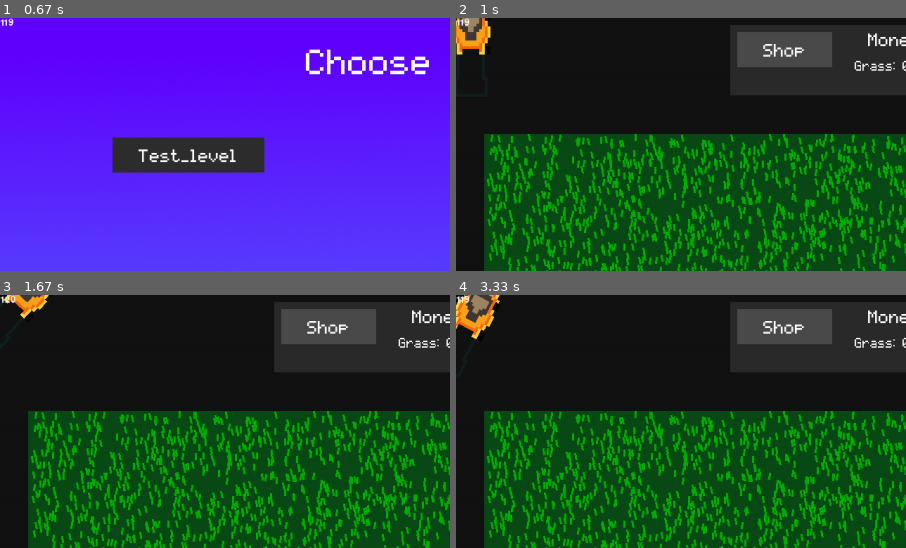
Above: before the commit, frames 1-4 (two rows, left to right).
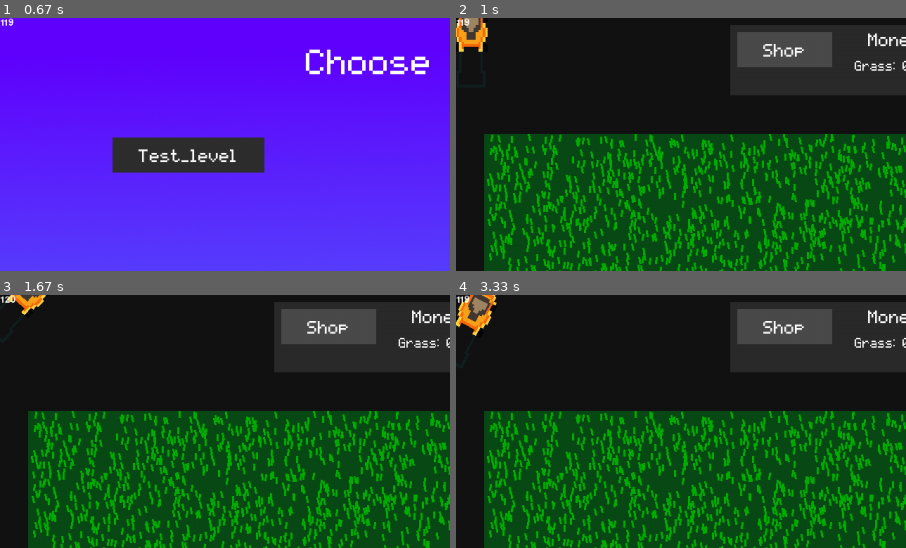
Above: after the commit, the same moments.

Repository: Acaippa/pygame-lawnmower
Game: pygame game, started from ver 0.3/main.py
The game is run twice, just before and just after one commit, with the same random seed, the same clock (stepped at 60 frames per second) and the same inputs.
Inputs (mouse positions are % of the whole screen's width and height, from its top left):
- Up to frame 1 (0.67 s): click (50, 28) at 0.38 s
- Up to frame 2 (1 s): click (21, 27) at 0.72 s
- Up to frame 3 (1.67 s): hold Right 1-1.47 s; hold Up from 1.5 s (still down)
- Up to frame 4 (3.33 s): release Up at 1.8 s; hold Right 1.83-2.3 s; hold Left 2.33-2.87 s; hold Down 2.9-3.2 s; hold Left from 3.23 s (still down)
The pictures show only the part of the screen within x 0-50%, y 0-50%; the shares and areas given below are measured in that part.

Frame 1 is identical in both runs. In frame 2, 0.6% of the frame differs, in the area x 0-8%, y 0-15%; in frame 3, 0.4%; in frame 4, 0.7%, in the area x 0-10%, y 0-18%.

Commit message:
make mower smaller

Diff:
--- a/ver 0.3/modules/UI/shop_menu.py
+++ b/ver 0.3/modules/UI/shop_menu.py
@@ -13,7 +13,7 @@
 
 		self.display_surface = self.parent.surface
 
-		self.surface = pygame.Surface((450, 500))
+		self.surface = pygame.Surface((370, 500))
 
 		self.background_color = kwargs.get("background", "#3f3f3f")
 
@@ -37,7 +37,7 @@
 
 		self.main_container = Container(self, size=self.surface.get_size(), align="centerx", direction="bottom", padding=15)
 
-		self.section_container = Container(self, container=self.main_container, size=(self.main_container.size[0], 70), align="left", direction="right", padding_between=90)
+		self.section_container = Container(self, container=self.main_container, size=(self.main_container.size[0], 70), align="left", direction="right", padding_between=10)
 
 		self.mower_button = Button(self, container=self.section_container, text="Mowers", command=self.activate_mower_section)
 		self.bag_button = Button(self, container=self.section_container, text="Bags", command=self.activate_bag_section)
@@ -49,8 +49,8 @@
 		for index, mower in enumerate(self.mowers):
 			self.mower_dict[index] = Mower(self, dict=mower)
 
-			container = Container(self, container=self.mower_section, background="#2f2f2f", padding=5, align="left", direction="bottom", size=(100, 120))
-			Image(self, container=container, image=mower["image"], size=(100, 100))
+			container = Container(self, container=self.mower_section, background="#2f2f2f", padding=5, align="left", direction="bottom", size=(110, 130))
+			Image(self, container=container, image=mower["image"], size=(container.size[0] - 10, container.size[1] - 30))
 			Text(self, container=container, text=str(mower["price"]))
 
 		self.current_mower = self.mower_dict[0]
--- a/ver 0.3/modules/game/mower.py
+++ b/ver 0.3/modules/game/mower.py
@@ -28,7 +28,7 @@
 
 		self.pos = (20, 20)
 
-		self.size = (200, 200)
+		self.size = (170, 170)
 
 		self.image = pygame.transform.scale(self.image, self.size)
 		self.rect = self.image.get_rect(center=self.pos)
